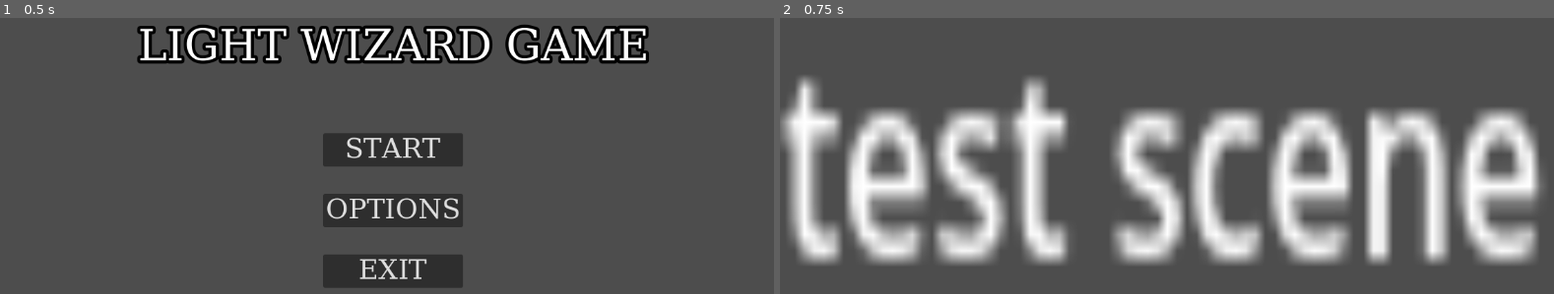
Above: before the commit, frames 1-2 (left to right).
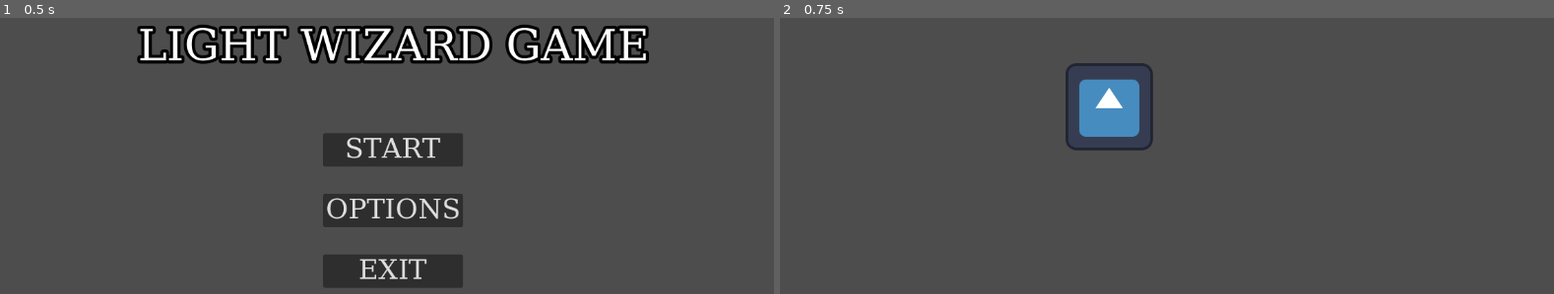
Above: after the commit, the same moments.

Repository: Obliii/projectlightbulb
Game: Godot game, scene res://scenes/main_menu.tscn
The game is run twice, just before and just after one commit, with the same random seed, the same clock (stepped at 60 frames per second) and the same inputs. The engine's default icon, where the game draws it, is replaced by a stand-in: a white triangle on a blue panel in a dark square.
Inputs:
- Up to frame 1 (0.5 s): no input
- Up to frame 2 (0.75 s): click "START" at 0.5 s

Frame 1 is identical in both runs. In frame 2, 39% of the frame differs, in the area x 0-99%, y 16-90%.

Commit message:
Basic GameManager
Basic GameManager with various signals and functions to change/restart the levels. I may move it to where it uses PackedScenes instead of directly going to the scene path.

Diff:
--- a/objects/GameManager.tscn
+++ b/objects/GameManager.tscn
@@ -1,12 +1,6 @@
-[gd_scene load_steps=3 format=3 uid="uid://r7lxcbv3wqa6"]
+[gd_scene load_steps=2 format=3 uid="uid://r7lxcbv3wqa6"]
 
 [ext_resource type="Script" path="res://scripts/Main.gd" id="1_7ct4l"]
 
-[sub_resource type="AudioStream" id="AudioStream_s2coy"]
-
 [node name="GameManager" type="Node2D"]
 script = ExtResource("1_7ct4l")
-
-[node name="AudioStreamPlayer2D" type="AudioStreamPlayer2D" parent="."]
-stream = SubResource("AudioStream_s2coy")
-autoplay = true
--- a/project.godot
+++ b/project.godot
@@ -14,3 +14,7 @@
 run/main_scene="res://scenes/main_menu.tscn"
 config/features=PackedStringArray("4.2", "Forward Plus")
 config/icon="res://icon.svg"
+
+[autoload]
+
+GameManager="*res://objects/GameManager.tscn"
--- a/scenes/debugscene.tscn
+++ b/scenes/debugscene.tscn
@@ -1,8 +1,13 @@
-[gd_scene load_steps=2 format=3 uid="uid://d1ch25ec6elli"]
+[gd_scene load_steps=3 format=3 uid="uid://d1ch25ec6elli"]
 
+[ext_resource type="Script" path="res://scripts/LevelDetails.gd" id="1_ghwhf"]
 [ext_resource type="Texture2D" uid="uid://dgk1o4q1vsgjg" path="res://icon.svg" id="1_qhggv"]
 
 [node name="Node2D" type="Node2D"]
+
+[node name="LevelDetails" type="Node" parent="."]
+script = ExtResource("1_ghwhf")
+LevelName = "Debug Level"
 
 [node name="Sprite2D" type="Sprite2D" parent="."]
 position = Vector2(-94, -133)
--- /dev/null
+++ b/scripts/LevelDetails.gd
@@ -0,0 +1,18 @@
+class_name LevelDetails
+extends Node
+
+@export_group("Basic Level Details")
+@export 			  var LevelName : String
+@export_file("*.mp3") var LevelMusic
+
+## The Scene's Original Name
+var SceneName : String
+
+# This may be out of scope to add in for a level.
+# I'll just leave it here as a possibility for later if we get far enough.
+@export_group("Time Limit Details")
+## Enable Time Limits for this level?
+@export var TimerEnabled : bool = false
+
+## How many seconds will the player have to light up this part of the world?
+@export var TimeLimit 	 : float
--- a/scripts/Main.gd
+++ b/scripts/Main.gd
@@ -1,27 +1,34 @@
 extends Node
 
-# Level State - Dictates music.
-signal LevelComplete
-signal LevelFailed
+########################
+#    Signals / Vars    #
+########################
 
-# Scenes woo.
-signal SwapScene(ScenePath)
+@export var CurrentLevelPath : String
 
-# Change Music to Path
-signal ChangeMusic(MusicPath)
+# Level Signals
+signal LevelChanged # Notifies Game that level was changed.
+signal LevelRestarted # Notifies Game that level was restarted.
+signal MusicChanged # After calling "ChangeMusic" Function.
 
-# Called when the node enters the scene tree for the first time.
-func _ready():
+signal TimeOver # Time Limit Surpassed
 
-	# Put Signals together so that they can be called from different scripts.
-	SwapScene.connect(SwapGameScene())
-	ChangeMusic.connect(SwapCurrentMusic())
+# Player Signals
+signal PlayerDeath # Notifies Player has died. TODO: GAME OVER.
 
-	LevelComplete.connect()
+##########################
+# Basic Scene Management #
+##########################\
 
+func QuitGame():
+	get_tree().quit(1)
 
-# Simply Change Game Scenes
-func SwapGameScene(ScenePath):
+# Changing the Level by inputting a Level Path.
+func ChangeLevel(ScenePath):
 	get_tree().change_scene_to_file(ScenePath)
 
-func SwapCurrentMusic(MusicPath):
+	CurrentLevelPath = ScenePath
+	LevelChanged.emit()
+
+func RestartLevel():
+	ChangeLevel(CurrentLevelPath)
--- a/scripts/main_menu.gd
+++ b/scripts/main_menu.gd
@@ -13,7 +13,7 @@
 		handle_connecting_signals()
 
 func on_start_pressed() -> void:
-	get_tree().change_scene_to_packed(start_level)
+	GameManager.ChangeLevel("res://scenes/debugscene.tscn") #TODO: Change this to the first level.
 
 func on_options_pressed() -> void:
 	margin_container.visible = false
@@ -21,7 +21,7 @@
 	options_menu.visible = true
 
 func on_exit_pressed() -> void:
-	get_tree().quit()
+	GameManager.QuitGame()
 
 func on_exit_options_menu() -> void:
 	margin_container.visible = true
Not shown: 1 places in scenes/main_menu.tscn that only renumber resources
